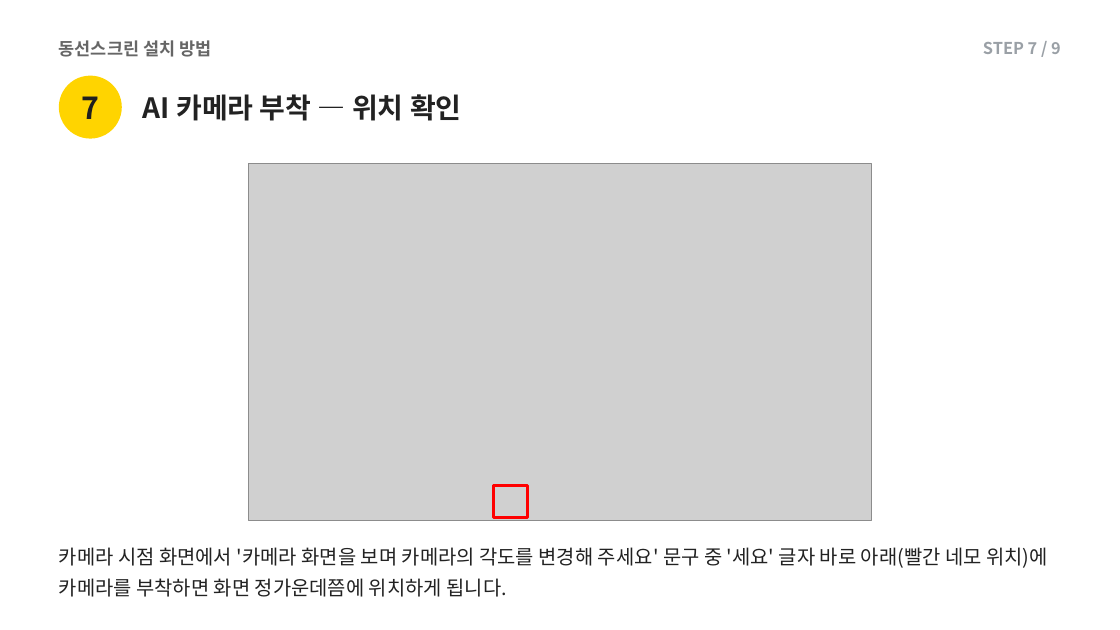
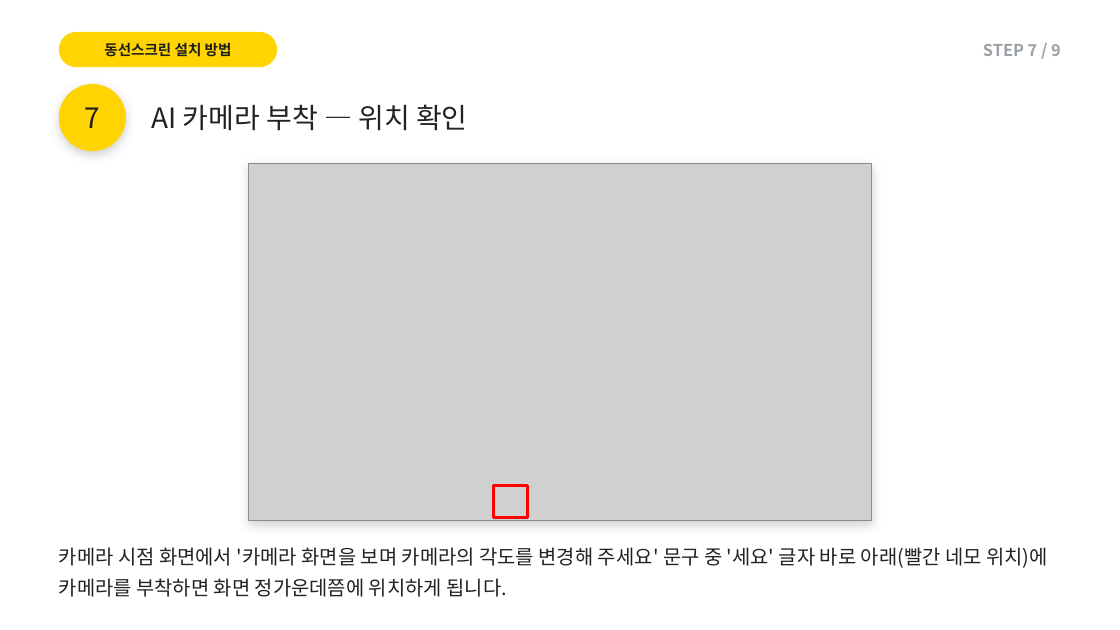
Before and after one commit to alsdn2947/ars, a slide deck: slide 11 of 이마트_AI카메라_설치매뉴얼.pptx. Drawn at 1120x630 pixels with LibreOffice and Linux fonts; fonts in the diff are those of the drawing; grey boxes stand for pictures. Boxes give left, top, right and bottom in pixels: in the first picture for what was removed or moved away, otherwise in the second. Text is boxed around its words. In the diff, an @@ line names an element or a change of style, - is before the commit and + after.

```diff
--- a/이마트_AI카메라_설치매뉴얼.pptx
+++ b/이마트_AI카메라_설치매뉴얼.pptx
@@ text "동선스크린 설치 방법" at [104,42,232,57]: size 15 to 12.5 pt, text colour #666666 to #1F1F1F; alignment left to centre @@
@@ rounded rectangle added at [59,32,277,67], fill #FFD400 @@
@@ text "7": place and size @@
-text "7" at [81,96,99,119]
+text "7" at [85,107,101,128]
@@ text "7" at [85,107,101,128]: size 26 to 24 pt, bold off @@
@@ ellipse: place and size @@
-ellipse at [59,76,122,139]
+ellipse at [59,84,126,151]
@@ ellipse at [59,84,126,151]: shadow on @@
@@ text "AI 카메라 부착 — 위치 ...": place and size @@
-text "AI 카메라 부착 — 위치 ..." at [143,94,462,121]
+text "AI 카메라 부착 — 위치 ..." at [151,104,468,131]
@@ text "AI 카메라 부착 — 위치 ..." at [151,104,468,131]: bold off @@
@@ rectangle added at [249,164,871,521], fill #FFFFFF @@
```
Also in this commit, not shown: 24 other slides changed.
